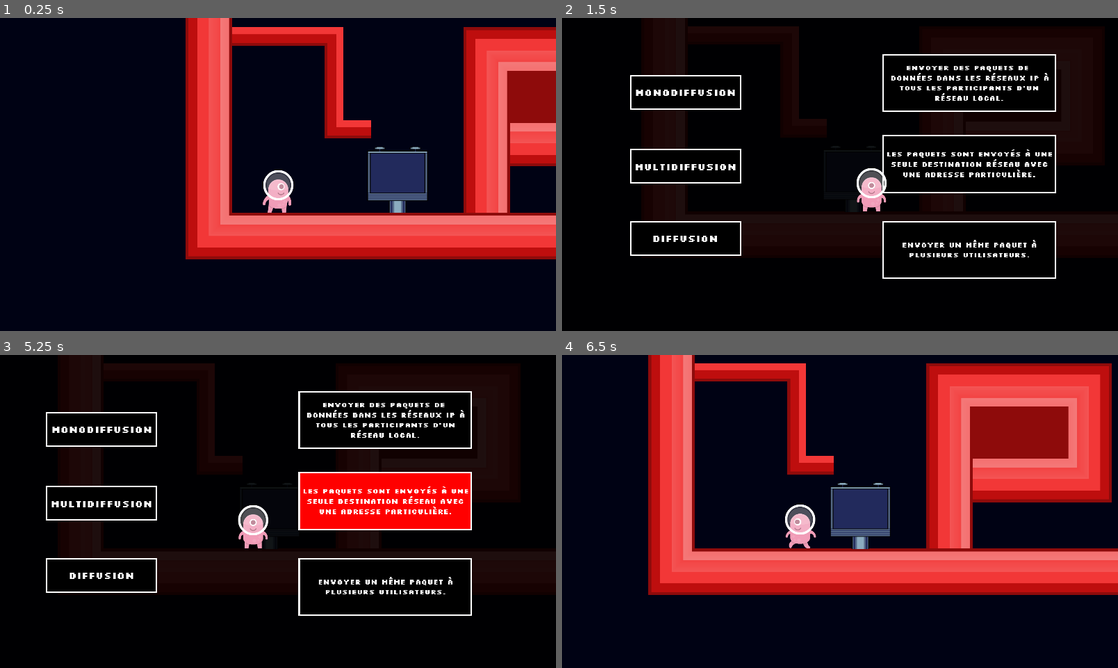
Above: before the commit, frames 1-4 (two rows, left to right).
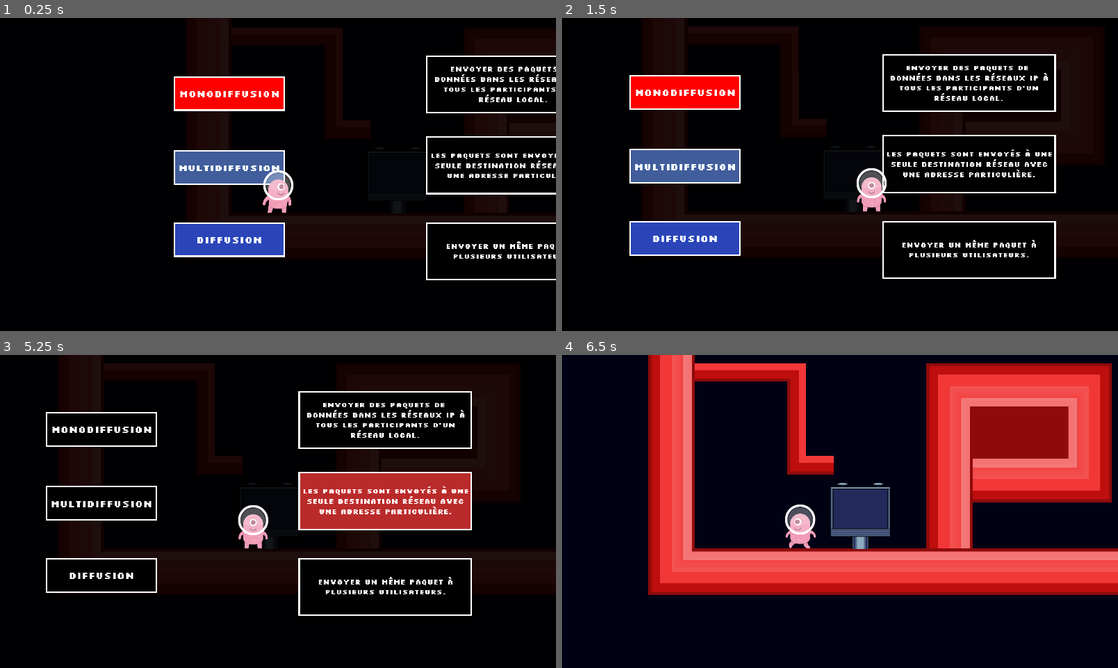
Above: after the commit, the same moments.

Repository: GROSS-Jeremy-2124027/SAE-Serious-game
Game: Godot game, scene res://level1.tscn
The game is run twice, just before and just after one commit, with the same random seed, the same clock (stepped at 60 frames per second) and the same inputs.
Inputs (mouse positions are in pixels of both pictures, inside the frame that each line leads up to):
- Up to frame 1 (0.25 s): no input
- Up to frame 2 (1.5 s): move the mouse to (962, 158) at 0.52 s; hold Right (ui_right) from 0.53 s (still down); tap Space (ui_select) at 0.6, 0.77, 1.07, 1.35 s; click (962, 158) at 0.67 s; move the mouse to (728, 190) at 1.27 s
- Up to frame 3 (5.25 s): tap Space (ui_select) at 1.52, 1.82, 2.1, 2.85, 3.02, 3.32, 3.6, 3.77, 4.07, 4.35, 4.52, 4.82, 5.1 s; move the mouse to (333, 442) at 2.02 s; release Right (ui_right) at 2.03 s; hold Left (ui_left) 2.03-2.78 s; move the mouse to (250, 574) at 2.77 s; hold Right (ui_right) 2.78-4.28 s; click (250, 574) at 2.92 s; move the mouse to (127, 430) at 3.52 s; click (127, 430) at 3.67 s; move the mouse to (111, 464) at 4.27 s; hold Left (ui_left) 4.28-5.03 s; move the mouse to (305, 511) at 5.02 s; hold Right (ui_right) from 5.03 s (still down); click (305, 511) at 5.17 s
- Up to frame 4 (6.5 s): tap Enter at 5.75 s; move the mouse to (662, 502) at 5.77 s; release Right (ui_right) at 5.78 s; hold Left (ui_left) from 5.78 s (still down); tap Space (ui_select) at 5.85, 6.02, 6.32 s; click (662, 502) at 5.92 s

The runs differ from the first frame. In frame 1, 31% of the frame differs, in the area x 31-100%, y 0-84%; in frame 2, 6.6%; in frame 3, 4.9%; in frame 4, nothing differs.

Commit message:
Première tâche complété

Diff:
--- a/godot-game/DiffuArea2D.gd
+++ b/godot-game/DiffuArea2D.gd
@@ -1,9 +1,9 @@
 extends Area2D
 
 var BLACK = Color(0,0,0)
-var RED = Color(255,0,0)
-var GREEN = Color(0,255,0)
-var BLUE = Color(0,80,255)
+var RED = Color("b92b2b")
+var GREEN = Color("1e982e")
+var BLUE = Color("2b45b9")
 enum colors {BLACK,RED,GREEN,BLUE}
 var color = colors.BLACK
 
--- a/godot-game/DiffuRepArea2D.gd
+++ b/godot-game/DiffuRepArea2D.gd
@@ -1,9 +1,9 @@
 extends Area2D
 
 var BLACK = Color(0,0,0)
-var RED = Color(255,0,0)
-var GREEN = Color(0,255,0)
-var BLUE = Color(0,80,255)
+var RED = Color("b92b2b")
+var GREEN = Color("1e982e")
+var BLUE = Color("2b45b9")
 enum colors {BLACK,RED,GREEN,BLUE}
 var color = colors.BLACK
 
--- a/godot-game/KinematicBody2D.gd
+++ b/godot-game/KinematicBody2D.gd
@@ -104,7 +104,7 @@
 		States.PC:
 			$Sprite.play("Watch")
 			get_parent().get_node("PC/Sombre").set("visible", true)
-			if (Input.is_action_just_pressed("ui_select")):
+			if (Input.is_action_just_pressed("ui_select") or (get_parent().get_node("PC/Sombre").visible == false)):
 				get_parent().get_node("PC/Sombre").set("visible", false)
 				state = States.FLOOR
 
@@ -125,9 +125,6 @@
 		velocity.y += GRAVITY_FORCE
 	velocity = move_and_slide(velocity,Vector2.UP)
 
-func resetPC():
-	get_parent().get_node("PC/ColorRect/DiffuArea2D/ColorRect").color
-
 func _on_LadderChecker_body_entered(body):
 	onLadder = true
 
--- a/godot-game/MonoArea2D.gd
+++ b/godot-game/MonoArea2D.gd
@@ -1,9 +1,9 @@
 extends Area2D
 
 var BLACK = Color(0,0,0)
-var RED = Color(255,0,0)
-var GREEN = Color(0,255,0)
-var BLUE = Color(0,80,255)
+var RED = Color("b92b2b")
+var GREEN = Color("1e982e")
+var BLUE = Color("2b45b9")
 enum colors {BLACK,RED,GREEN,BLUE}
 var color = colors.BLACK
 
--- a/godot-game/MonoRepArea2D.gd
+++ b/godot-game/MonoRepArea2D.gd
@@ -1,9 +1,9 @@
 extends Area2D
 
 var BLACK = Color(0,0,0)
-var RED = Color(255,0,0)
-var GREEN = Color(0,255,0)
-var BLUE = Color(0,80,255)
+var RED = Color("b92b2b")
+var GREEN = Color("1e982e")
+var BLUE = Color("2b45b9")
 enum colors {BLACK,RED,GREEN,BLUE}
 var color = colors.BLACK
 
--- a/godot-game/MultiArea2D.gd
+++ b/godot-game/MultiArea2D.gd
@@ -1,9 +1,9 @@
 extends Area2D
 
 var BLACK = Color(0,0,0)
-var RED = Color(255,0,0)
-var GREEN = Color(0,255,0)
-var BLUE = Color(0,80,255)
+var RED = Color("b92b2b")
+var GREEN = Color("1e982e")
+var BLUE = Color("2b45b9")
 enum colors {BLACK,RED,GREEN,BLUE}
 var color = colors.BLACK
 
--- a/godot-game/MultiRepArea2D.gd
+++ b/godot-game/MultiRepArea2D.gd
@@ -1,9 +1,9 @@
 extends Area2D
 
 var BLACK = Color(0,0,0)
-var RED = Color(255,0,0)
-var GREEN = Color(0,255,0)
-var BLUE = Color(0,80,255)
+var RED = Color("b92b2b")
+var GREEN = Color("1e982e")
+var BLUE = Color("2b45b9")
 enum colors {BLACK,RED,GREEN,BLUE}
 var color = colors.BLACK
 
--- a/godot-game/PC.gd
+++ b/godot-game/PC.gd
@@ -1,6 +1,35 @@
 extends StaticBody2D
 
+var BLACK = Color(0,0,0)
+var RED = Color("b92b2b")
+var GREEN = Color("1e982e")
+var BLUE = Color("2b45b9")
+var time = 0
+var correct = false
+var completed = false
+var wait_time = 3
+var noBlack = false
 
-
-func _ready():
-	pass # Replace with function body.
+func _process(delta):
+	if (!completed):
+		if (correct):
+			if (1 > wait_time) :
+				get_parent().get_node("KinematicBody2D").state = get_parent().get_node("KinematicBody2D").States.FLOOR
+				for i in range(0,get_node("Sombre").get_child_count()):
+					get_node("Sombre").get_child(i).set_block_signals(true)
+				get_node("Sombre").completed = true
+				completed = true
+				get_node("check").visible = true
+				get_node("Sombre").visible = false
+			else :
+				wait_time-=delta
+		else:
+			noBlack = true
+			for i in range(0,2):
+				if (get_node("Sombre").get_child(i).get_node("ColorRect").color == BLACK):
+					noBlack = false
+			if noBlack:
+				if (get_node("Sombre/DiffuArea2D/ColorRect").color == get_node("Sombre/DiffuRepArea2D/ColorRect").color):
+					if (get_node("Sombre/MonoArea2D/ColorRect").color == get_node("Sombre/MonoRepArea2D/ColorRect").color):
+						if (get_node("Sombre/MultiArea2D/ColorRect").color == get_node("Sombre/MultiRepArea2D/ColorRect").color):
+							correct = true
--- a/godot-game/Sombre.gd
+++ b/godot-game/Sombre.gd
@@ -1,22 +1,9 @@
 extends ColorRect
 
 var BLACK = Color(0,0,0)
-# Declare member variables here. Examples:
-# var a = 2
-# var b = "text"
-
-
-# Called when the node enters the scene tree for the first time.
-func _ready():
-	pass # Replace with function body.
-
-
-# Called every frame. 'delta' is the elapsed time since the previous frame.
-#func _process(delta):
-#	pass
-
+var completed = false
 
 func _on_Sombre_visibility_changed():
-	if (visible):
+	if (!visible and !completed):
 		for i in get_child_count():
 			get_child(i).get_node("ColorRect").color = BLACK
--- a/godot-game/level1.tscn
+++ b/godot-game/level1.tscn
@@ -15,9 +15,11 @@
 [ext_resource path="res://MonoRepArea2D.gd" type="Script" id=13]
 [ext_resource path="res://ASSETS/texture blocks level 1/continue_top.png" type="Texture" id=14]
 [ext_resource path="res://DiffuRepArea2D.gd" type="Script" id=15]
-[ext_resource path="res://Sombre.gd" type="Script" id=16]
+[ext_resource path="res://PC.gd" type="Script" id=16]
 [ext_resource path="res://ASSETS/texture blocks level 1/coin_interieur1.png" type="Texture" id=17]
+[ext_resource path="res://Sombre.gd" type="Script" id=18]
 [ext_resource path="res://ASSETS/texture blocks level 1/fill.png" type="Texture" id=19]
+[ext_resource path="res://ASSETS/checkmark.png" type="Texture" id=20]
 [ext_resource path="res://ASSETS/texture blocks level 1/gaucheversbas.png" type="Texture" id=21]
 [ext_resource path="res://ASSETS/texture blocks level 1/coin_low_platform.png" type="Texture" id=22]
 [ext_resource path="res://ASSETS/texture blocks level 1/pilierdroite.png" type="Texture" id=23]
@@ -432,6 +434,7 @@
 position = Vector2( -4, -32 )
 collision_layer = 8
 collision_mask = 0
+script = ExtResource( 16 )
 
 [node name="PCshape" type="CollisionShape2D" parent="PC"]
 position = Vector2( 1056, 76 )
@@ -443,14 +446,13 @@
 texture = ExtResource( 6 )
 
 [node name="Sombre" type="ColorRect" parent="PC"]
-visible = false
 margin_left = -580.0
 margin_top = -776.0
 margin_right = 2356.0
 margin_bottom = 632.0
 mouse_filter = 2
 color = Color( 0, 0, 0, 0.878431 )
-script = ExtResource( 16 )
+script = ExtResource( 18 )
 
 [node name="MonoArea2D" type="Area2D" parent="PC/Sombre"]
 position = Vector2( 584, 808 )
@@ -560,19 +562,19 @@
 valign = 1
 
 [node name="CollisionMouse" type="CollisionShape2D" parent="PC/Sombre/MultiArea2D"]
+visible = false
 light_mask = 17
 position = Vector2( 472, 4 )
 shape = SubResource( 52 )
 
 [node name="ColorRect" type="ColorRect" parent="PC/Sombre/MultiArea2D"]
-visible = false
 material = SubResource( 53 )
 margin_left = 280.0
 margin_top = -56.0
 margin_right = 664.0
 margin_bottom = 64.0
 mouse_filter = 2
-color = Color( 0, 0.313726, 1, 1 )
+color = Color( 0.254902, 0.364706, 0.607843, 1 )
 
 [node name="DiffuArea2D" type="Area2D" parent="PC/Sombre"]
 position = Vector2( 1168, 1616 )
@@ -628,14 +630,13 @@
 shape = SubResource( 52 )
 
 [node name="ColorRect" type="ColorRect" parent="PC/Sombre/DiffuArea2D"]
-visible = false
 material = SubResource( 53 )
 margin_left = -304.0
 margin_top = -616.0
 margin_right = 80.0
 margin_bottom = -496.0
 mouse_filter = 2
-color = Color( 0, 0.313726, 1, 1 )
+color = Color( 0.168627, 0.270588, 0.72549, 1 )
 
 [node name="DiffuRepArea2D" type="Area2D" parent="PC/Sombre"]
 position = Vector2( 1168, 1616 )
@@ -829,8 +830,14 @@
 mouse_filter = 2
 color = Color( 1, 0, 0, 1 )
 
+[node name="check" type="Sprite" parent="PC"]
+visible = false
+position = Vector2( 1064, 56 )
+scale = Vector2( 0.475, 0.405964 )
+texture = ExtResource( 20 )
+
 [node name="KinematicBody2D" parent="." instance=ExtResource( 1 )]
-position = Vector2( 639, 2 )
+position = Vector2( 640, 0 )
 
 [node name="Camera2D" type="Camera2D" parent="KinematicBody2D"]
 current = true
@@ -844,7 +851,6 @@
 drag_margin_bottom = 0.0
 editor_draw_drag_margin = true
 
-[connection signal="visibility_changed" from="PC" to="PC" method="_on_PC_visibility_changed"]
 [connection signal="visibility_changed" from="PC/Sombre" to="PC/Sombre" method="_on_Sombre_visibility_changed"]
 [connection signal="input_event" from="PC/Sombre/MonoArea2D" to="PC/Sombre/MonoArea2D" method="_on_MonoArea2D_input_event"]
 [connection signal="mouse_exited" from="PC/Sombre/MonoArea2D" to="PC/Sombre/MonoArea2D" method="_on_MonoArea2D_mouse_exited"]
Binary file added: godot-game/ASSETS/check.png
Not shown, added: godot-game/ASSETS/check.png.import
Binary file added: godot-game/ASSETS/checkmark.png
Not shown, added: godot-game/ASSETS/checkmark.png.import
Not shown: 2 places in godot-game/level1.tscn that only renumber resources
